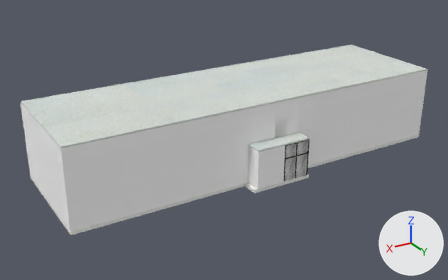
Renders of the FBX model Assets/Models/A2__in_progress_with_textures 1.fbx from each side of a commit.
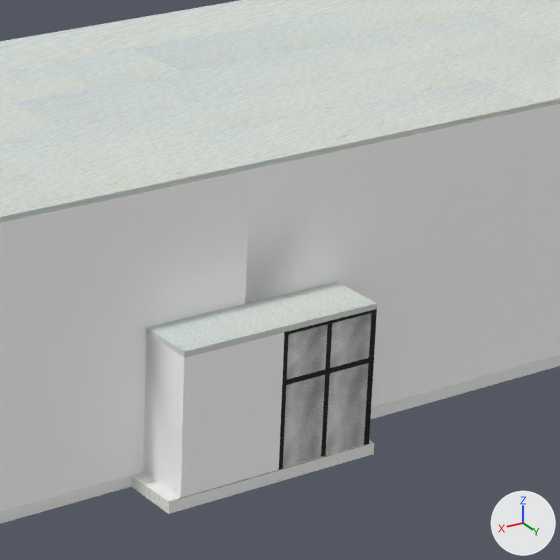
There are two pictures of each version: one whole from a camera (50 mm lens) standing at (75.5, 119.0, 69.2) and looking at (5.0, 1.5, 10.4), one close up on the part from 47% to 80% of the width and 21% to 73% of the height. The axes (+X, +Y, +Z) are drawn at lower right. The lights are the same throughout. Where no turn or scale is listed for an object, it has been applied to the vertices. Vertices at the same position are counted once.

Names of what the first close-up shows: 'First Floor', 'Ground', 'Roof', 'Second Floor'.
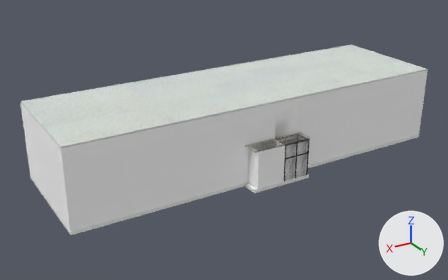
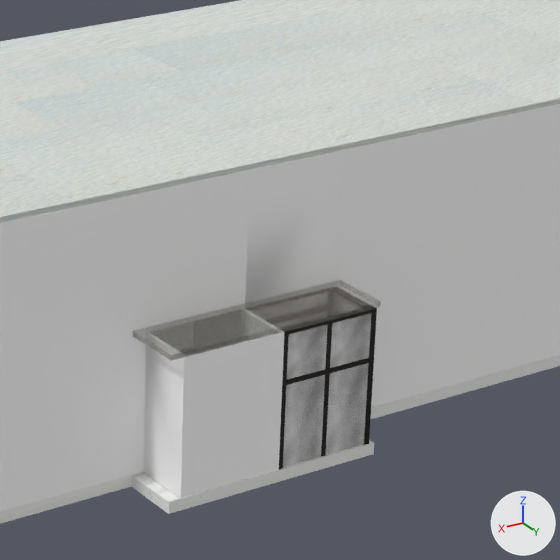
What differs and where, as boxes (x1, y1, x2, y2) in the close-ups (560 x 560 px):
part 1 of me_cube_006, built on
    after: (133, 321, 306, 361)
part 2 of me_cube_041, cut back
    before: (146, 282, 377, 358)

The edits, one by one:
me_cube_006 is used by ob_second_floor_extension; location (-3.49, -3.34, 14.75).
me_cube_006 had 326 vertices, 165 faces and spanned x -43.6..51.2, y -10.2..18.1, z -0.3..0.0.
me_cube_006 now has 339 vertices, 178 faces and spans x -43.6..51.2, y -10.2..22.3, z -0.3..0.0.
Part 1, on me_cube_006:
9 vertices are removed from x -2.2..9.7, y 18.0..18.1, z 0.0.
12 faces are deleted.
13 vertices are added at x -2.2..11.2, y 22.3, z -0.3..0.0.
9 new vertices lie (0.0, 4.3, 0.0) away from vertices in x -3.6..6.8, y 18.0, z -0.3..0.0.
25 new faces join them.
me_cube_041 is used by ob_second_floor; location (-0.85, -1.42, 14.59).
me_cube_041 had 1965 vertices, 1150 faces and spanned x -45.9..48.1, y -11.8..20.4, z -4.5..8.5.
me_cube_041 now has 1931 vertices, 1116 faces and spans x -45.9..48.1, y -11.8..15.9, z -4.5..8.5.
Part 2, on me_cube_041:
34 vertices are removed from x -6.0..7.7, y 16.4..20.4, z -0.2..0.2.
35 faces are deleted.
2 vertices move within x 7.5..7.7, y 15.9, z -0.2.
